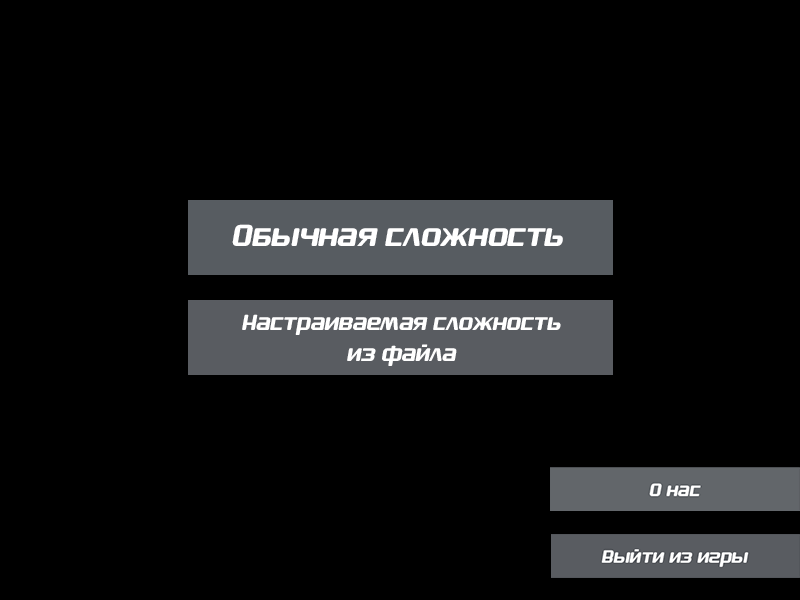
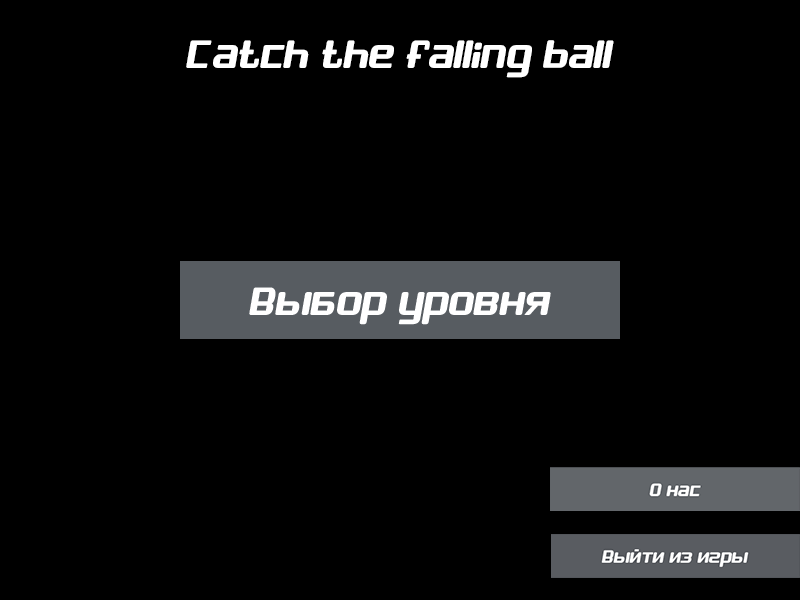
Two versions of the same layered image (w=800, h=600). Layer-by-layer changes:
removed layer "Настраиваемая сложность из файла" over [188, 300, 613, 375]
added layer "Выбор уровня" above "О нас" over [180, 261, 620, 339]
removed layer "Слой 0" over [180, 40, 620, 375]
renamed "normal" to "Catch the falling ball", moved it below "Выйти из игры", painted on it over [180, 40, 620, 375]
